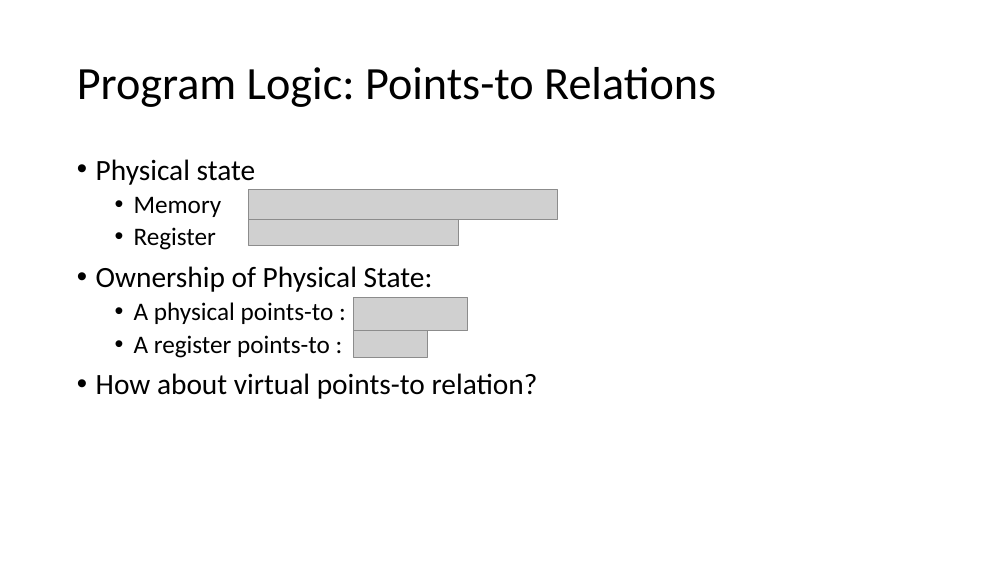
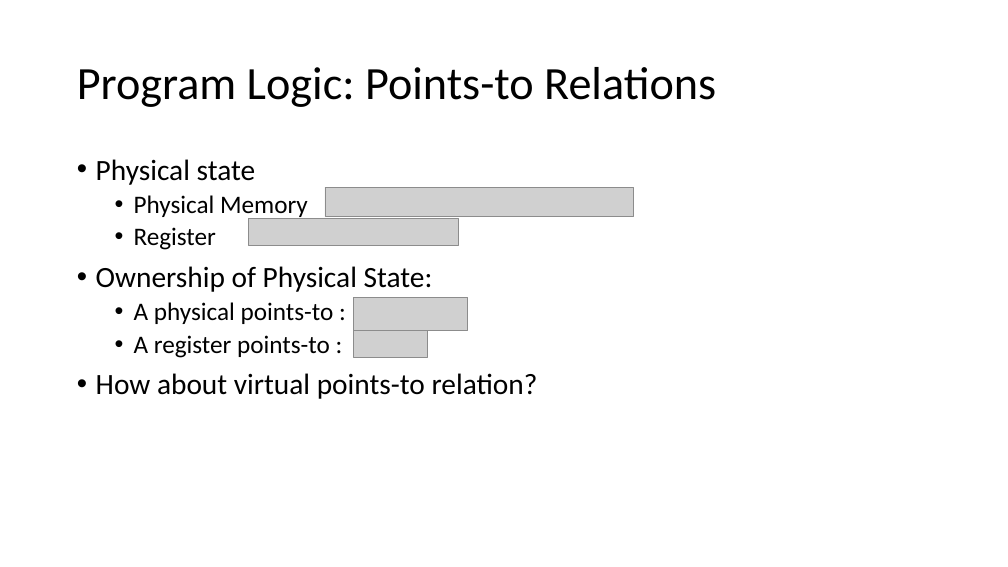
Before and after one commit to Contingent-Systems/vkern_paper, a slide deck: slide 8 of loca_virt_draft.pptx (slide 6 before the commit). Drawn at 1008x567 pixels with LibreOffice and Linux fonts; fonts in the diff are those of the drawing; grey boxes stand for pictures. Boxes give left, top, right and bottom in pixels: in the first picture for what was removed or moved away, otherwise in the second. Text is boxed around its words. In the diff, an @@ line names an element or a change of style, - is before the commit and + after.

```diff
--- a/loca_virt_draft.pptx
+++ b/loca_virt_draft.pptx
@@ text at (134, 195, 308, 219): text changed @@
-  • Memory
+  • Physical Memory
@@ picture: place and size @@
-picture at (248, 190, 557, 219)
+picture at (325, 188, 634, 217)
```
Also in this commit, not shown: 1 other slide changed, 2 slides added.
